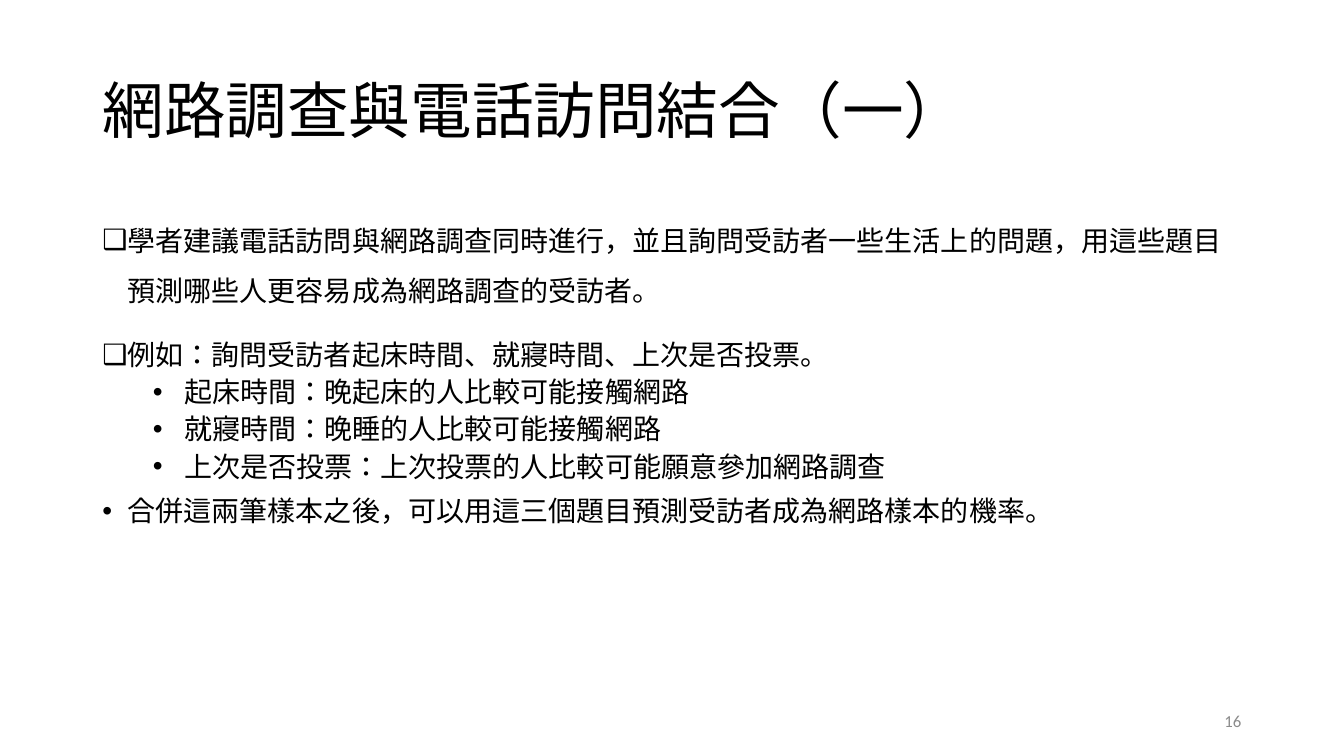
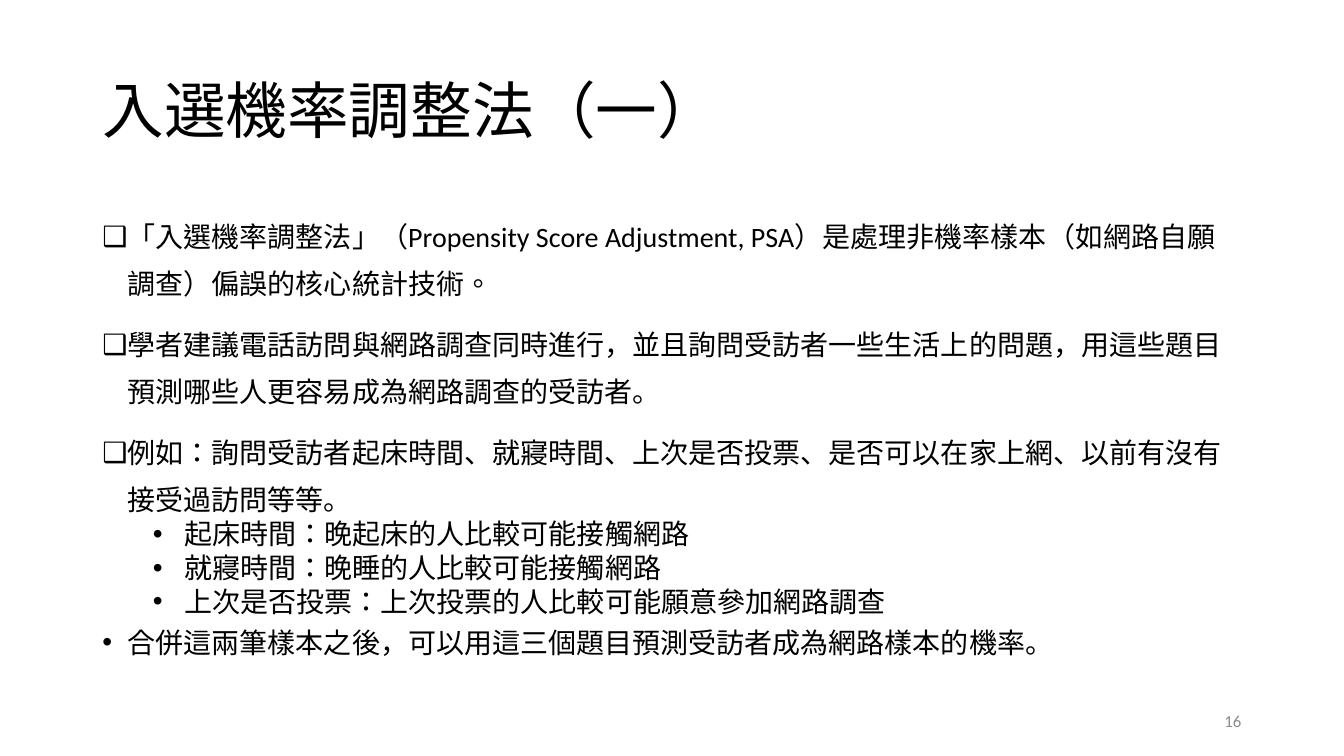
Before and after one commit to TsaiChiahung/PublicOpinion2026, a slide deck: slide 16 of 投影片/民意與調查Week4.pptx. Drawn at 1344x756 pixels with LibreOffice and Linux fonts; fonts in the diff are those of the drawing. Boxes give left, top, right and bottom in pixels: in the first picture for what was removed or moved away, otherwise in the second. Text is boxed around its words. In the diff, an @@ line names an element or a change of style, - is before the commit and + after.

```diff
--- a/投影片/民意與調查Week4.pptx
+++ b/投影片/民意與調查Week4.pptx
@@ title at bbox=[102, 80, 718, 139]: text changed @@
-網路調查與電話訪問結合（一）
+入選機率調整法（一）
@@ text at bbox=[128, 223, 1215, 297]: paragraph added @@
+❑ 「入選機率調整法」（Propensity Score Adjustment, PSA）是處理非機率樣本（如網路自願調查）偏誤的核心統計技術。
@@ text at bbox=[128, 331, 1222, 656]: line spacing 1.5 to 1.4; line spacing 0.9 to 0.8 @@
@@ text at bbox=[128, 439, 1222, 513]: text changed @@
-❑ 例如：詢問受訪者起床時間、就寢時間、上次是否投票。
+❑ 例如：詢問受訪者起床時間、就寢時間、上次是否投票、是否可以在家上網、以前有沒有接受過訪問等等。
```
Also in this commit, not shown: 3 other slides changed, 6 slides added, 1 other file.
